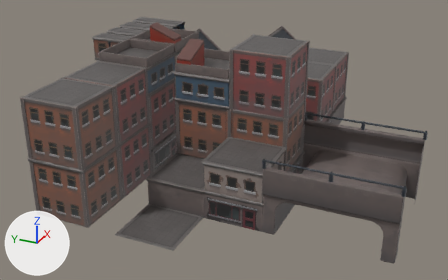
One commit to the glTF model MagnetMechs/Environment/BuildingParts.glb: the scene before it, then after it.
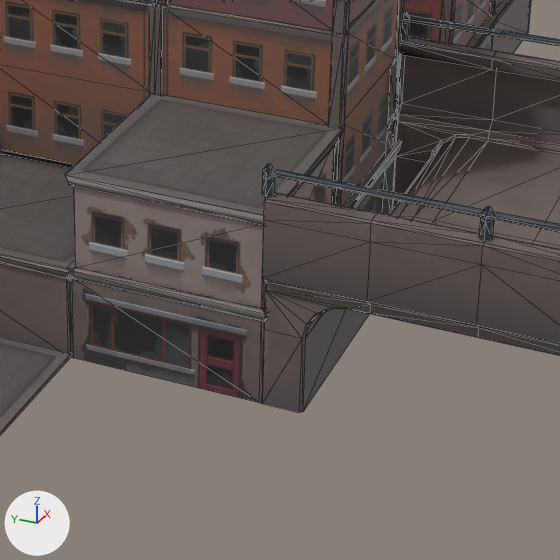
Each version appears first whole from a 50 mm lens placed at (-43.1, -19.0, 26.2), pointed at (3.6, 2.1, 2.8), and next in a close-up on the part from 41% to 79% of the width and 39% to 100% of the height. The lights are fixed; the arrows at lower left show +X, +Y and +Z. The close-ups show mesh edges as thin lines. Objects named as collision shapes, trigger or cutter boxes, shadow casters or lower levels of detail are left out. Where no turn or scale is listed for an object, it has been applied to the vertices.

In view in the first close-up: 'building_10x10', 'building_10x5_B', 'building_floor_5x5', 'tunnel_low'.
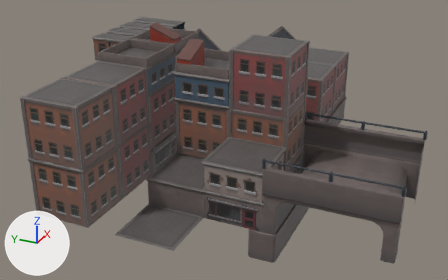
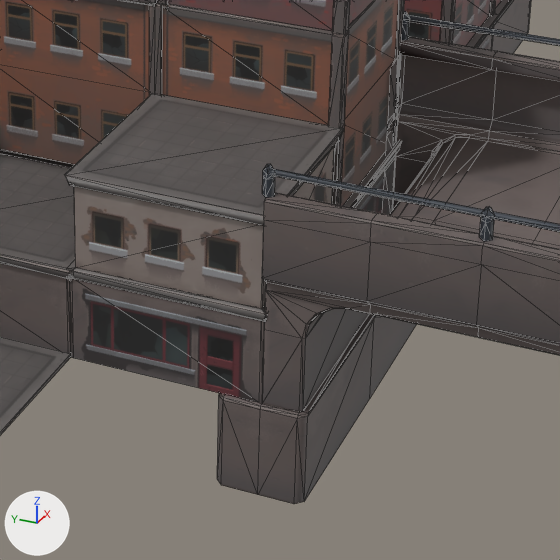
Where the newer file only moved an object's origin or applied its transform, the numbers keep the older frame.

Pixel boxes [x1, y1, x2, y2] of what changed, in the close-ups (560 x 560 px):
'tunnel_support', added: after [217, 314, 417, 504]

The change, as a list of edits to the scene's bpy script:
```text
Add me_cube_007:
    me_cube_007.from_pydata(...)  # 44 vertices, 72 faces; spans x -5.12..5.12, y -1.12..1.12, z -2.5..0.0
    me_cube_007.materials.append(mat_buildingparts)  # picture img_buildingparts_psd
Add ob_tunnel_support:
    ob_tunnel_support = bpy.data.objects.new('tunnel_support', me_cube_007)
    ob_tunnel_support.location = (0.0, -5.0, 0.0)
```
